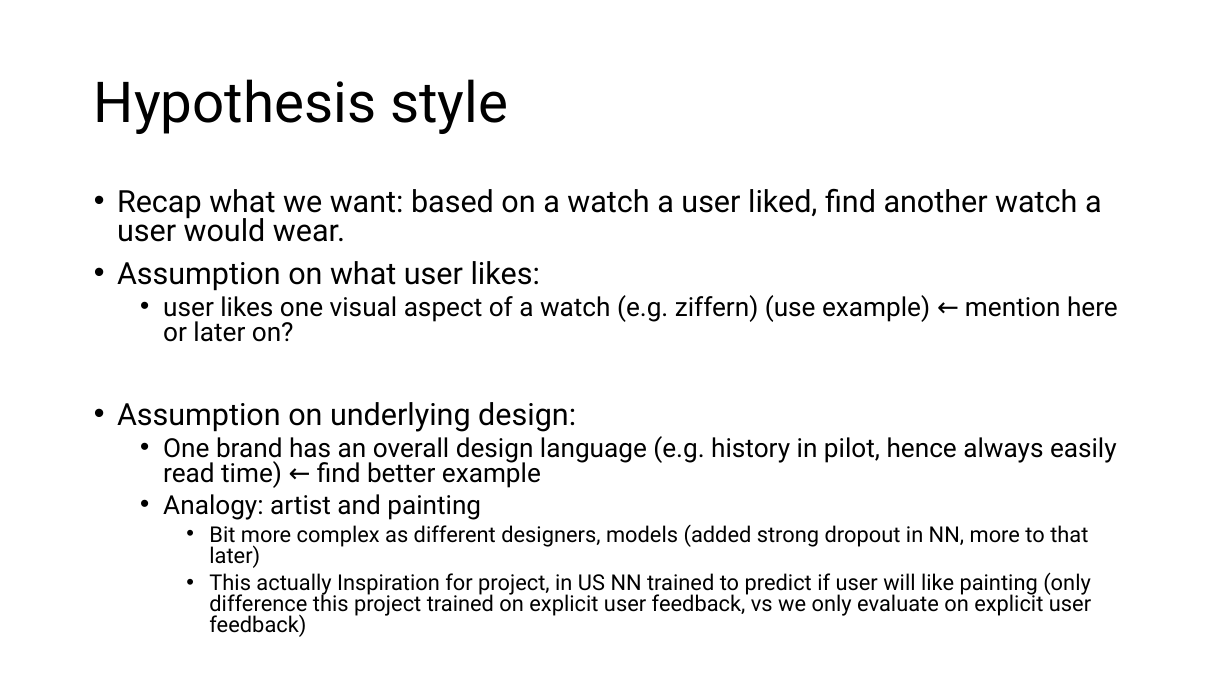
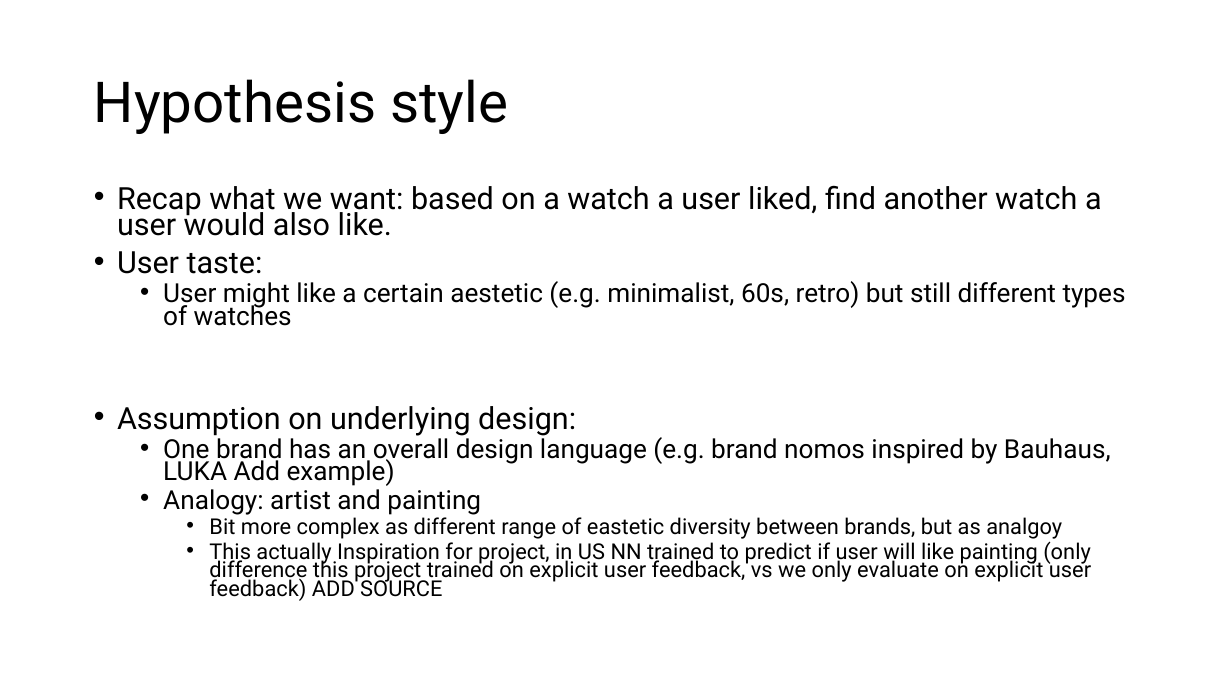
Before and after one commit to Luk-stud/Watch-recomender-DISPRO, a slide deck: slide 6 of Base_DISPRO Präsi.pptx (slide 5 before the commit). Drawn at 1232x693 pixels with LibreOffice and Linux fonts; fonts in the diff are those of the drawing. Boxes give left, top, right and bottom in pixels: in the first picture for what was removed or moved away, otherwise in the second. Text is boxed around its words. In the diff, an @@ line names an element or a change of style, - is before the commit and + after.

```diff
--- a/Base_DISPRO Präsi.pptx
+++ b/Base_DISPRO Präsi.pptx
@@ text at [117, 185, 1126, 326]: text changed; size 23.8 to 20.4 pt @@
-• Recap what we want: based on a watch a user liked, find another watch a user would wear.
-• Assumption on what user likes:
-  • user likes one visual aspect of a watch (e.g. ziffern) (use example) ← mention here or later on?
+• Recap what we want: based on a watch a user liked, find another watch a user would also like.
+• User taste:
+  • User might like a certain aestetic (e.g. minimalist, 60s, retro) but still different types of watches
@@ text at [117, 406, 576, 515]: line spacing 0.8 to 0.7 @@
@@ text at [163, 434, 1111, 486]: text changed @@
-  • One brand has an overall design language (e.g. history in pilot, hence always easily read time) ← find better example
+  • One brand has an overall design language (e.g. brand nomos inspired by Bauhaus, LUKA Add example)
@@ text at [209, 514, 1091, 601]: text changed @@
-    • Bit more complex as different designers, models (added strong dropout in NN, more to that later)
-    • This actually Inspiration for project, in US NN trained to predict if user will like painting (only difference this project trained on explicit user feedback, vs we only evaluate on explicit user feedback)
+    • Bit more complex as different range of eastetic diversity between brands, but as analgoy
+    • This actually Inspiration for project, in US NN trained to predict if user will like painting (only difference this project trained on explicit user feedback, vs we only evaluate on explicit user feedback) ADD SOURCE
```
Also in this commit, not shown: 8 other slides changed, 6 slides added, 2 slides removed.
